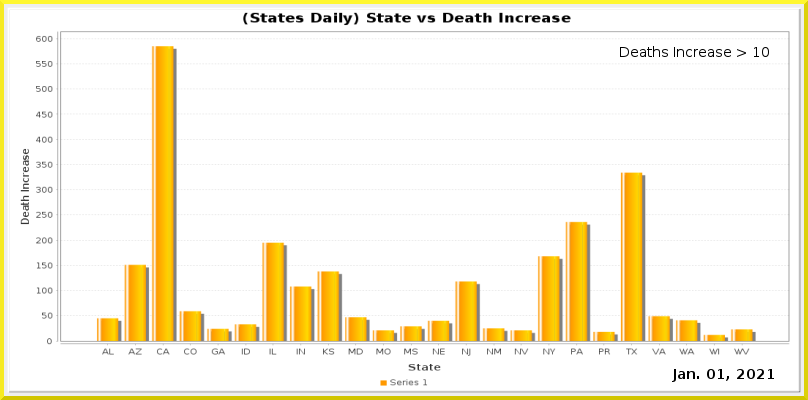
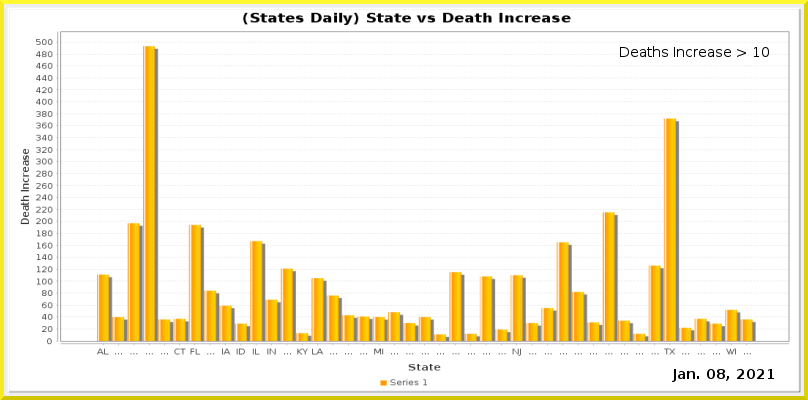
The second 808×400 image is a revision of the first. Changes to its layers:
painted on "Current Date" over [717, 369, 725, 379]
painted on "Date_vs_TestIncrease.png" over [36, 35, 789, 356]
